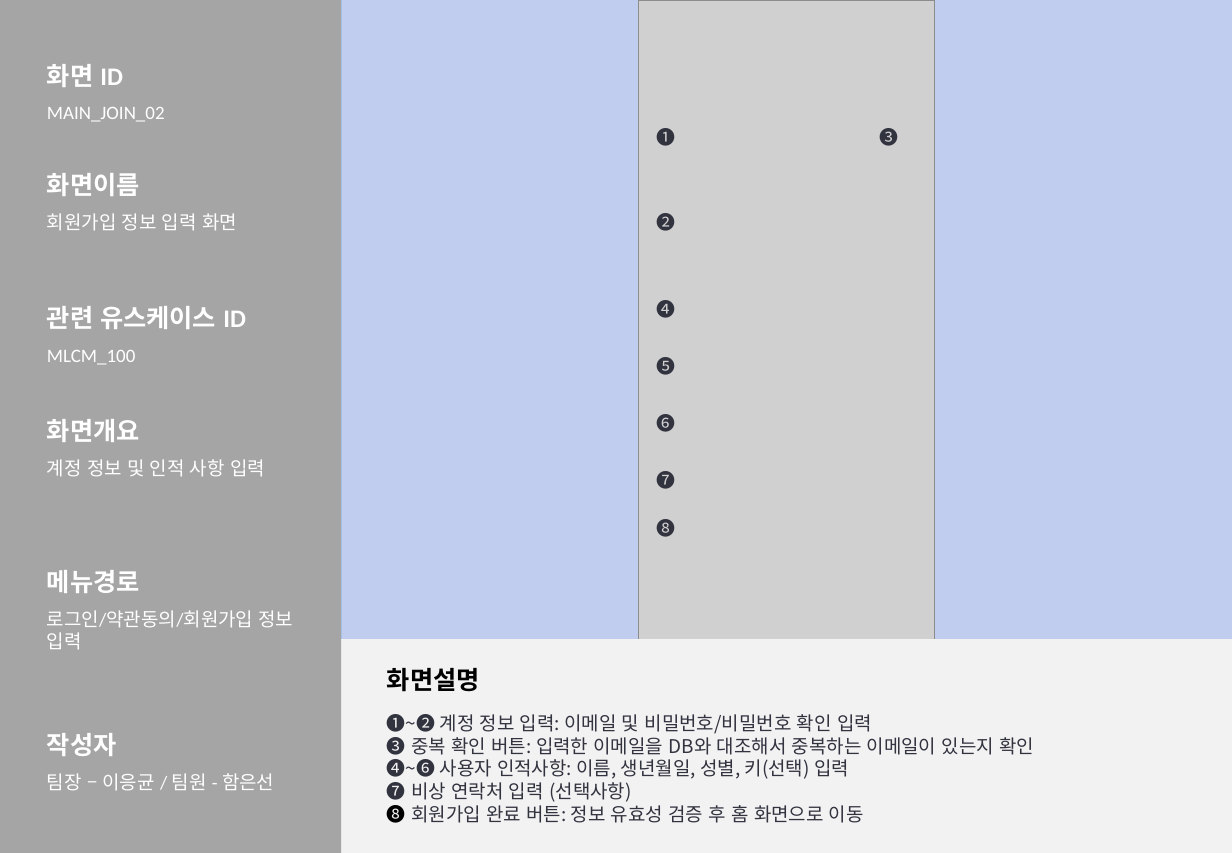
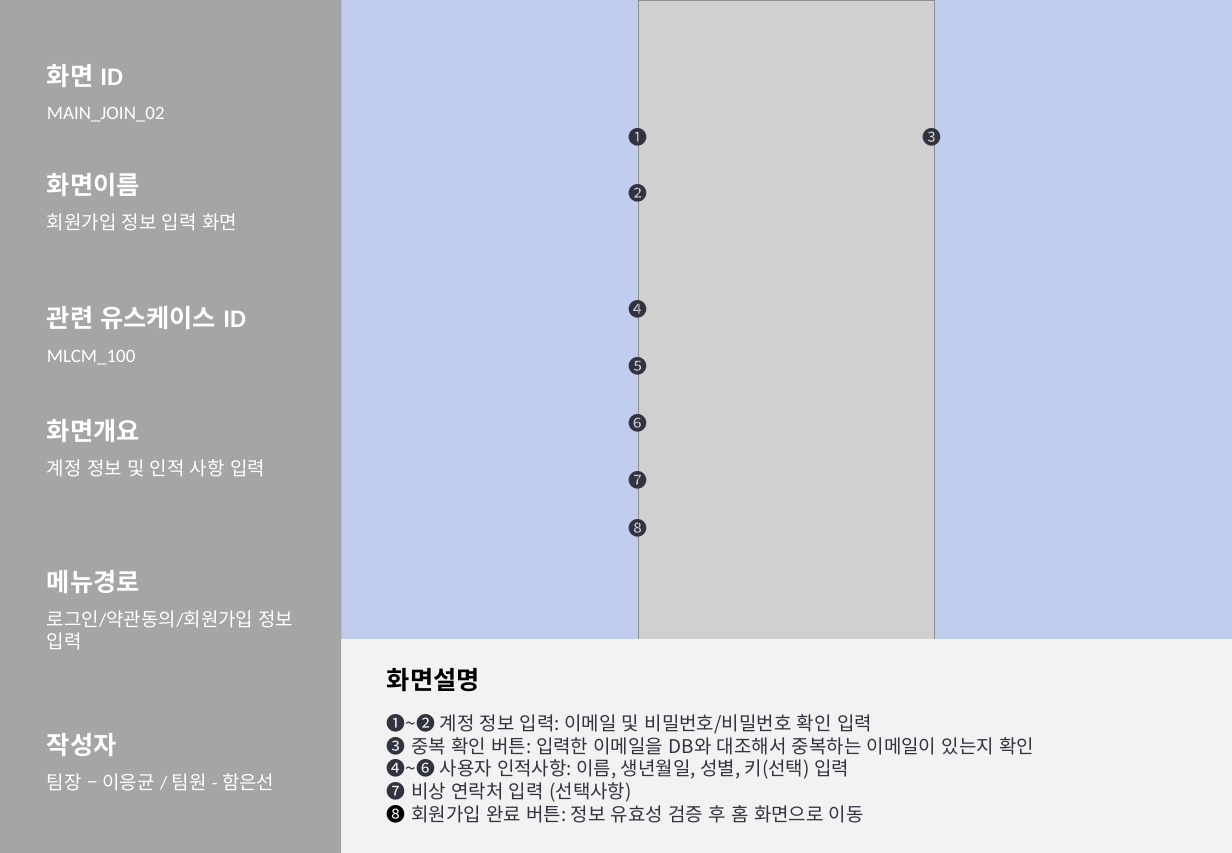
Before and after one commit to 2026-SMHRD-KDT-HealthCare-5/lisn, a slide deck: slide 10 of documents/화면설계서_귀기울임.pptx. Drawn at 1232x853 pixels with LibreOffice and Linux fonts; fonts in the diff are those of the drawing; grey boxes stand for pictures. Boxes give left, top, right and bottom in pixels: in the first picture for what was removed or moved away, otherwise in the second. Text is boxed around its words. In the diff, an @@ line names an element or a change of style, - is before the commit and + after.

```diff
--- a/documents/화면설계서_귀기울임.pptx
+++ b/documents/화면설계서_귀기울임.pptx
@@ text "❸" rewrapped from [880, 128, 899, 146] to [923, 124, 942, 149] @@
@@ text "❷": place and size @@
-text "❷" at [656, 210, 675, 235]
+text "❷" at [629, 181, 648, 206]
@@ 6 texts: place and size @@
-6 texts at [656, 124, 675, 537]
+6 texts at [629, 124, 648, 541]
```
Also in this commit, not shown: 15 other slides changed, 3 other files.
